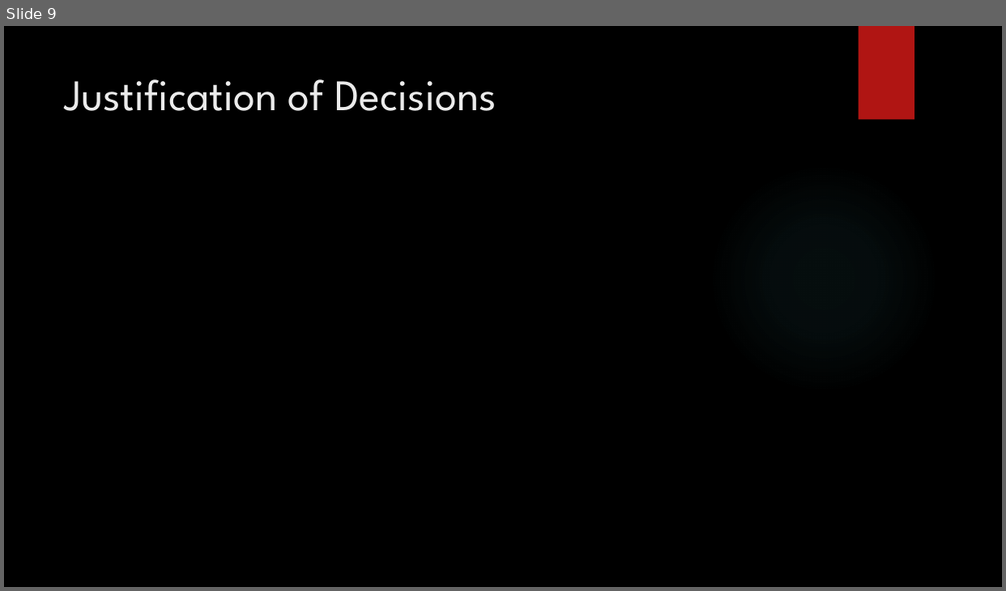
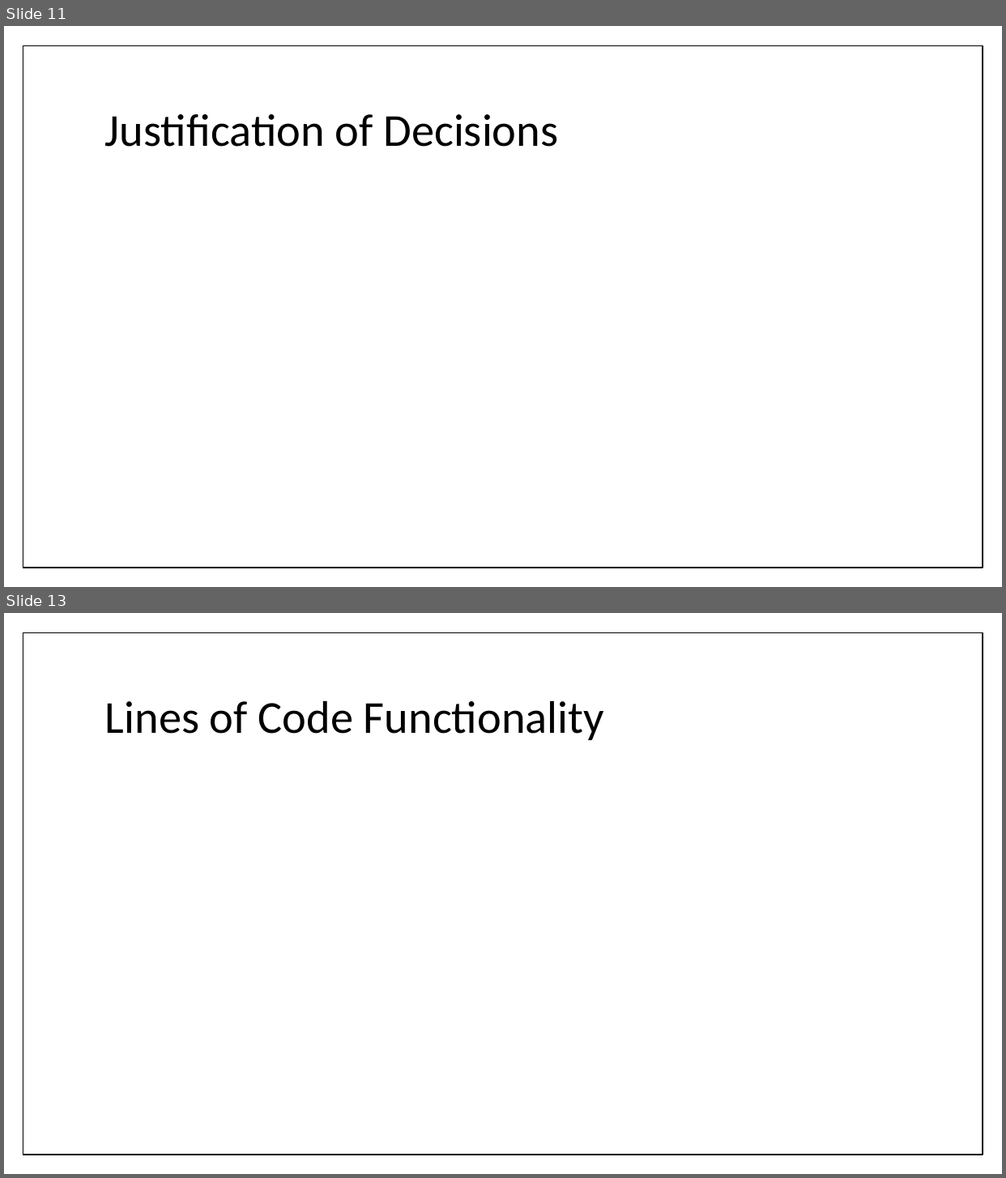
Before and after one commit to umdfeynman/umdfeynman, a slide deck: Work_In_Progress/CS/SPMP_Presentation.pptx. Shown one above the other, each under a label of ours: slide 9 before the commit, slides 11 and 13 after it; the slides between them are not shown. The pictures are 1006x591 and 1006x1178 pixels, drawn with LibreOffice and Linux fonts; fonts in the diff are those of the drawing; background and template pictures are left out. Boxes give left, top, right and bottom in pixels: in the first picture for what was removed or moved away, otherwise in the second. Text is boxed around its words. In the diff, an @@ line names an element or a change of style, - is before the commit and + after.

```diff
--- a/Work_In_Progress/CS/SPMP_Presentation.pptx
+++ b/Work_In_Progress/CS/SPMP_Presentation.pptx
@@ slide 13 added at (4, 613, 1002, 1174), background #FFFFFF; not listed: 1 template element that a slide beside it also shows @@
@@ title added at (105, 700, 604, 740), 44 pt, text #000000 @@
+Lines of Code Functionality
@@ what was slide 9 is now slide 11 @@
@@ slide 11 changed as well @@
@@ background picture (left out) to #FFFFFF @@
@@ rectangle added at (23, 46, 982, 568), fill #FFFFFF, outline #000000 1 pt @@
@@ rectangle removed at (859, 26, 914, 120) @@
@@ title "Justification of Decisions": place and size @@
-title "Justification of Decisions" at (65, 79, 496, 111)
+title "Justification of Decisions" at (105, 114, 558, 147)
@@ title "Justification of Decisions" at (105, 114, 558, 147): size 42 to 44 pt, font League Spartan to Calibri, text colour #EBEBEB to #000000; line spacing 1 to 0.9; vertical alignment top to middle @@
@@ ellipse removed at (709, 163, 939, 394) @@
```
Also in this commit, not shown: 7 other slides changed, 4 other slides added, 6 slides removed.
